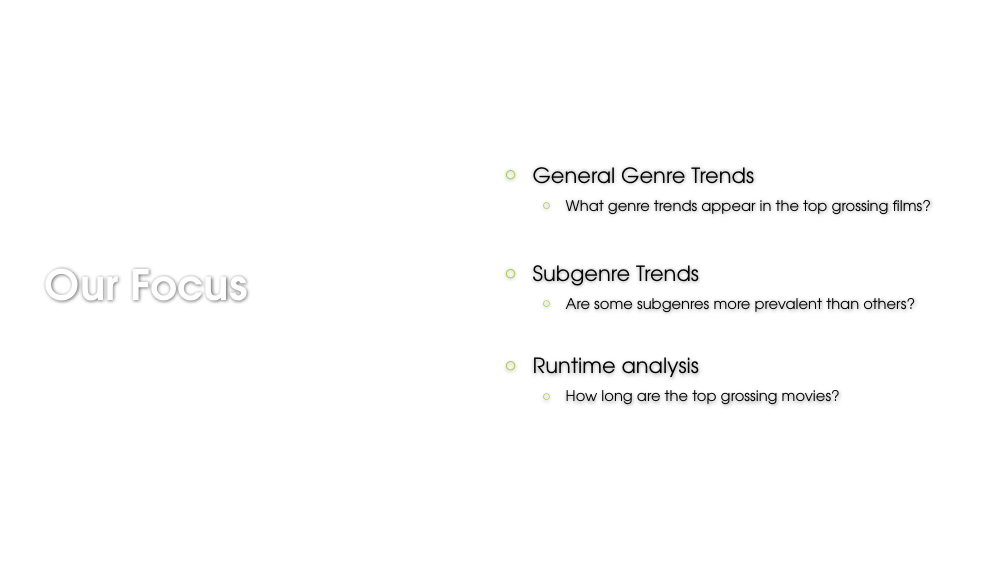
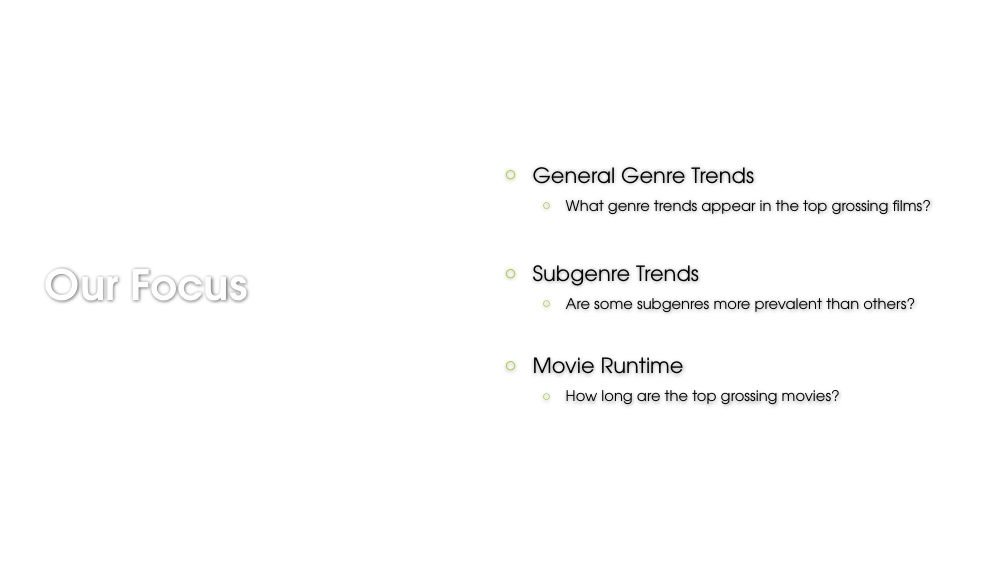
Before and after one commit to rustyb08/phase_1_project, a slide deck: slide 4 of Microsoft Original Content.pptx. Drawn at 1008x567 pixels with LibreOffice and Linux fonts; fonts in the diff are those of the drawing; background and template pictures are left out. Boxes give left, top, right and bottom in pixels: in the first picture for what was removed or moved away, otherwise in the second. Text is boxed around its words. In the diff, an @@ line names an element or a change of style, - is before the commit and + after.

```diff
--- a/Microsoft Original Content.pptx
+++ b/Microsoft Original Content.pptx
@@ text at (533, 357, 684, 374): text changed @@
-○ Runtime analysis
+○ Movie Runtime
```
Also in this commit, not shown: 10 other slides changed, 4 slides added, 3 other files.
